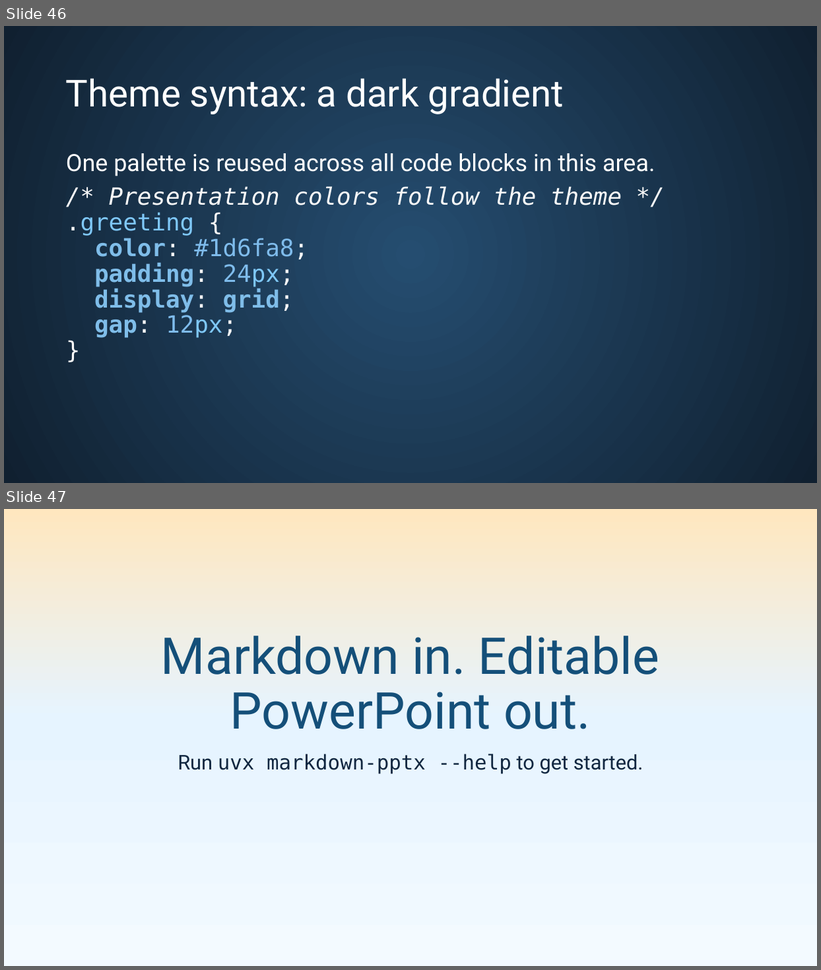
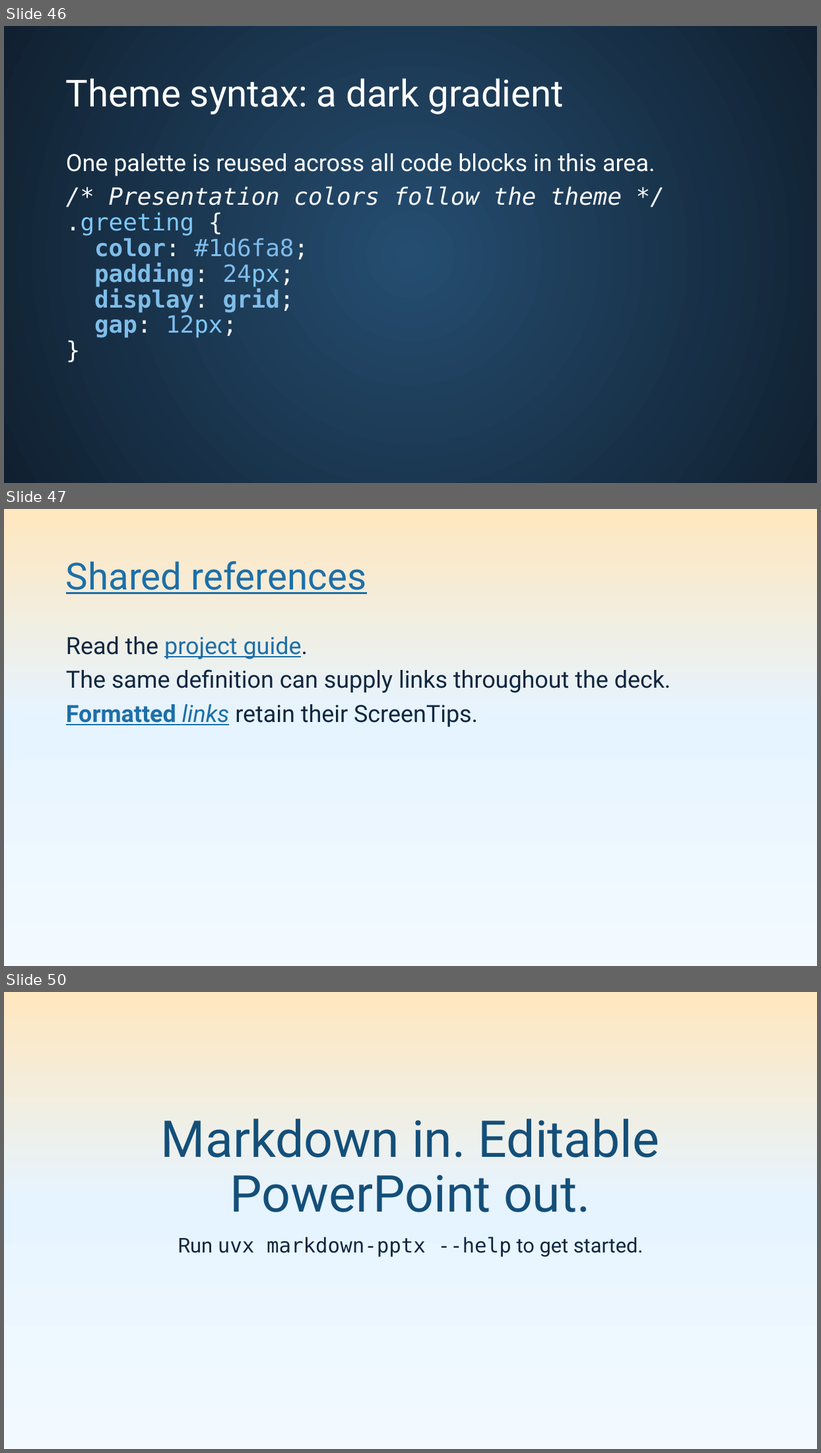
Before and after one commit to pseudosavant/markdown-pptx, a slide deck: sample/showcase.pptx. Shown one above the other, each under a label of ours: slides 46 and 47 before the commit, slides 46, 47 and 50 after it; the slides between them are not shown. The pictures are 821x970 and 821x1453 pixels, drawn with LibreOffice and Linux fonts; fonts in the diff are those of the drawing. Boxes give left, top, right and bottom in pixels: in the first picture for what was removed or moved away, otherwise in the second. Text is boxed around its words. In the diff, an @@ line names an element or a change of style, - is before the commit and + after.

Commit message:
Resolve deck references and preserve list structure and link titles

```diff
--- a/sample/showcase.pptx
+++ b/sample/showcase.pptx
@@ slide 47 added at bbox=[4, 509, 817, 966], background gradient #F3FAFF to #E6F4FF to #FFE7BF @@
@@ title added at bbox=[66, 561, 366, 594], 44 pt, text #1D6FA8, underline @@
+Shared references
@@ text added at bbox=[66, 636, 671, 727], 28 pt, text #10263F @@
+Read the project guide.
+The same definition can supply links throughout the deck.
+Formatted links retain their ScreenTips.
@@ what was slide 47 is now slide 50 @@
```
Also in this commit, not shown: 2 other slides added, 14 other files.
